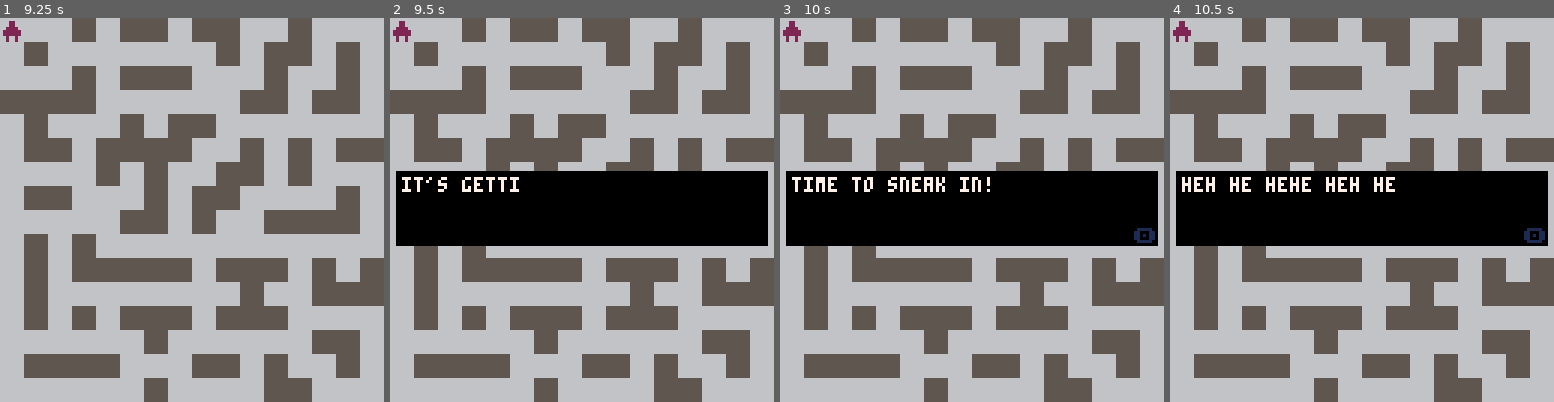
Above: before the commit, frames 1-4 (left to right).
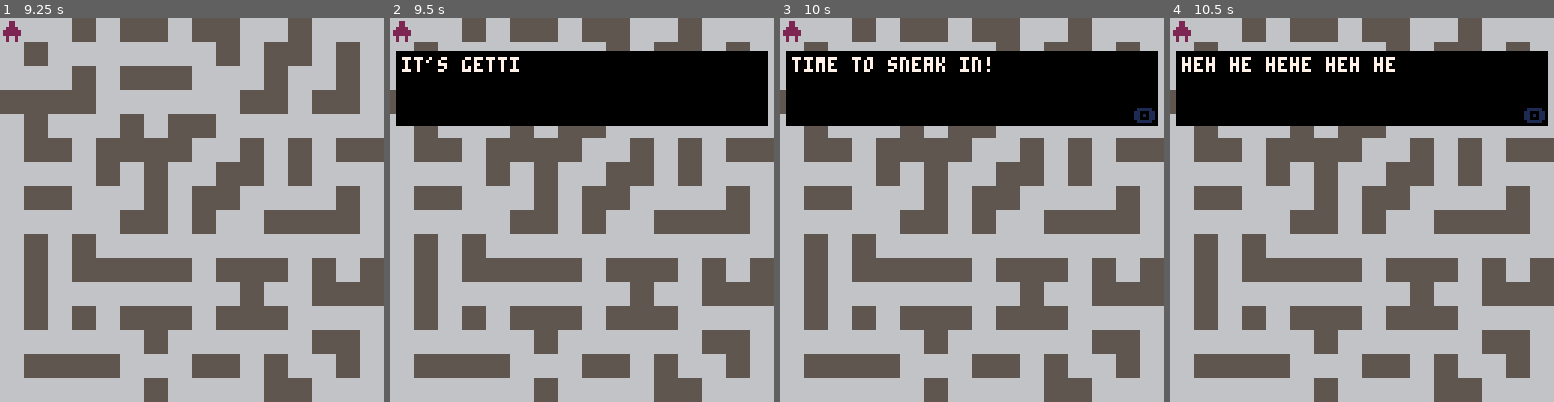
Above: after the commit, the same moments.

Repository: trashtiergames/gmtk-jam-2023
Game: PICO-8 cartridge gmtk-jam-2023.p8
The game is run twice, just before and just after one commit, with the same random seed, the same clock (stepped at 60 frames per second) and the same inputs.
Inputs:
- Up to frame 1 (9.25 s): tap X (X key) at 0.33, 1.07, 1.85, 2.97, 4.08, 5.2, 6.32, 7.43, 8.55 s; tap O (Z key) at 0.7, 1.7, 2.1, 2.5, 2.9, 3.3, 3.7, 4.1, 4.5, 4.9, 5.3, 5.7, 6.1, 6.5, 6.9, 7.3, 7.7, 8.1, 8.5, 8.9 s; hold Right 1.6-2.1 s; hold Up 2.15-2.42 s; hold Right 2.47-3.03 s; hold Left 3.08-3.58 s; hold Down 3.63-3.97 s; hold Right 4.02-4.68 s; hold Up 4.73-5.03 s; hold Left 5.08-5.68 s; hold Down 5.73-6.03 s; hold Right 6.08-6.58 s; hold Right 6.63-7.13 s; hold Up 7.18-7.45 s; hold Right 7.5-8.07 s; hold Left 8.12-8.62 s; hold Down 8.67-9 s; hold Right from 9.05 s (still down)
- Up to frame 2 (9.5 s): keep holding Right; tap O (Z key) at 9.3 s
- Up to frame 3 (10 s): tap X (X key) at 9.67 s; tap O (Z key) at 9.7 s; release Right at 9.72 s; hold Up from 9.77 s (still down)
- Up to frame 4 (10.5 s): release Up at 10.07 s; tap O (Z key) at 10.1 s; hold Left from 10.12 s (still down)

Frame 1 is identical in both runs. In frame 2, 38% of the frame differs, in the area x 1-99%, y 8-60%; in frame 3, 38%; in frame 4, 38%.

Commit message:
Adjust textbox location

Diff:
--- a/src/main.lua
+++ b/src/main.lua
@@ -1,6 +1,7 @@
 function _init()
   wall = 0
   debug = "nothing to debug"
+  textbox_y_offset = 50
   palette_swap_table = {
     [1] = 5,
     [2] = 4,
@@ -22,7 +23,7 @@
 
 function _draw()
   state_machine:draw()
-  camera(0, 50)
+  camera(0, textbox_y_offset)
   dtb_draw()
   camera()
 end
--- a/src/states/arrive_state.lua
+++ b/src/states/arrive_state.lua
@@ -33,6 +33,7 @@
 
   if self.sound_played and not self.msg_triggered then
     self.msg_triggered = true
+    textbox_y_offset = 90
     dtb_disp("it's getting dark!")
     dtb_disp("time to sneak in!")
     dtb_disp("heh he hehe heh he", self.after_textboxes)
@@ -48,5 +49,6 @@
 end
 
 function arrive_state:after_textboxes()
+  textbox_y_offset = 50
   state_machine.current_state = state_machine.states.play_state
 end
